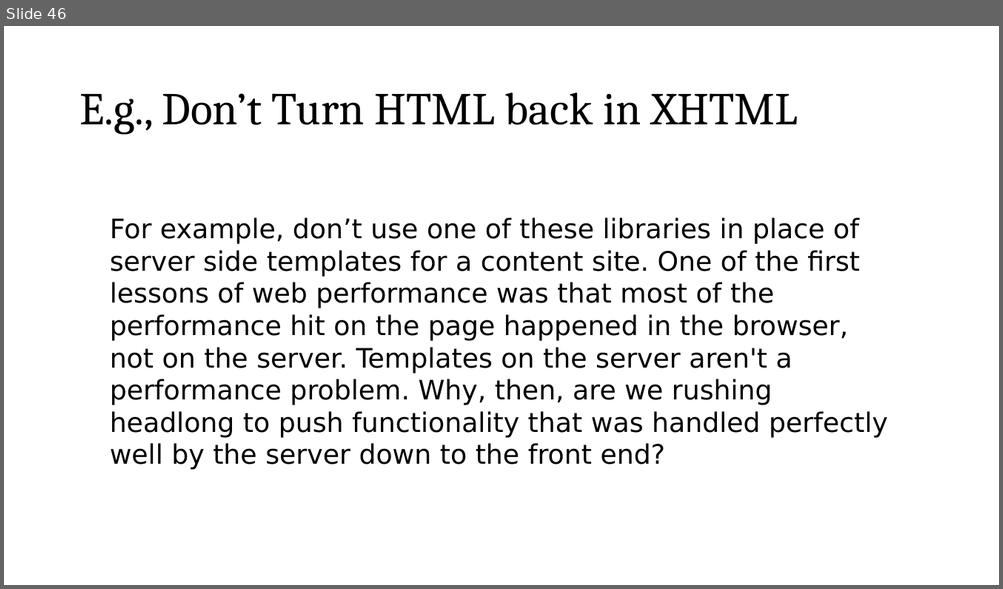
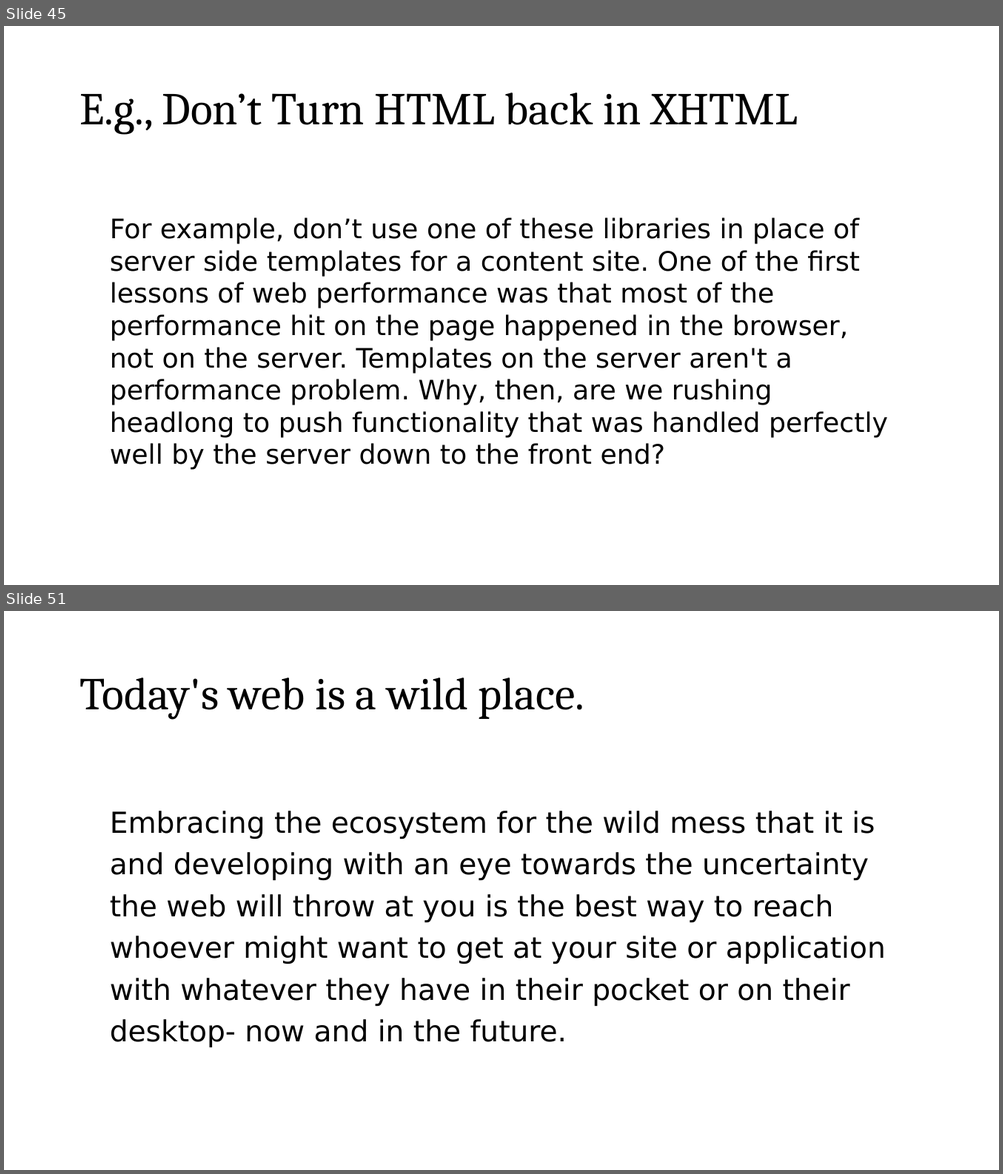
Before and after one commit to roblarsen/rob-larsen-presentations, a slide deck: wild-world-web.pptx. Shown one above the other, each under a label of ours: slide 46 before the commit, slides 45 and 51 after it; the slides between them are not shown. The pictures are 1003x589 and 1003x1174 pixels, drawn with LibreOffice and Linux fonts; fonts in the diff are those of the drawing; background and template pictures are left out. Boxes give left, top, right and bottom in pixels: in the first picture for what was removed or moved away, otherwise in the second. Text is boxed around its words. In the diff, an @@ line names an element or a change of style, - is before the commit and + after.

```diff
--- a/wild-world-web.pptx
+++ b/wild-world-web.pptx
@@ slide 51 added at box(4, 611, 999, 1170), background picture (left out) @@
@@ title added at box(79, 678, 584, 720), 44 pt, text #000000 @@
+Today's web is a wild place.
@@ text added at box(110, 811, 885, 1048), 28 pt, text #000000 @@
+Embracing the ecosystem for the wild mess that it is and developing with an eye towards the uncertainty the web will throw at you is the best way to reach whoever might want to get at your site or application with whatever they have in their pocket or on their desktop- now and in the future.
@@ what was slide 46 is now slide 45 @@
```
Also in this commit, not shown: 8 slides changed, 5 other slides added, 2 slides removed.
